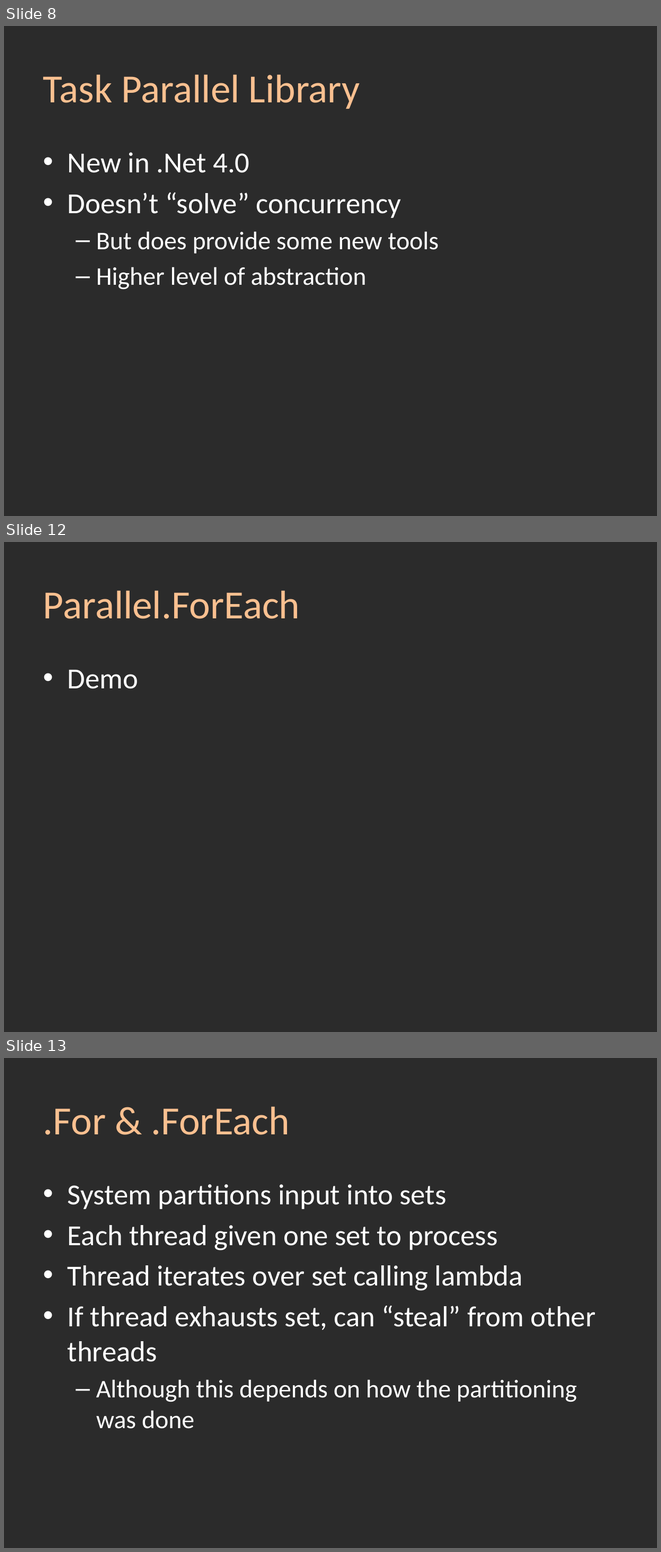
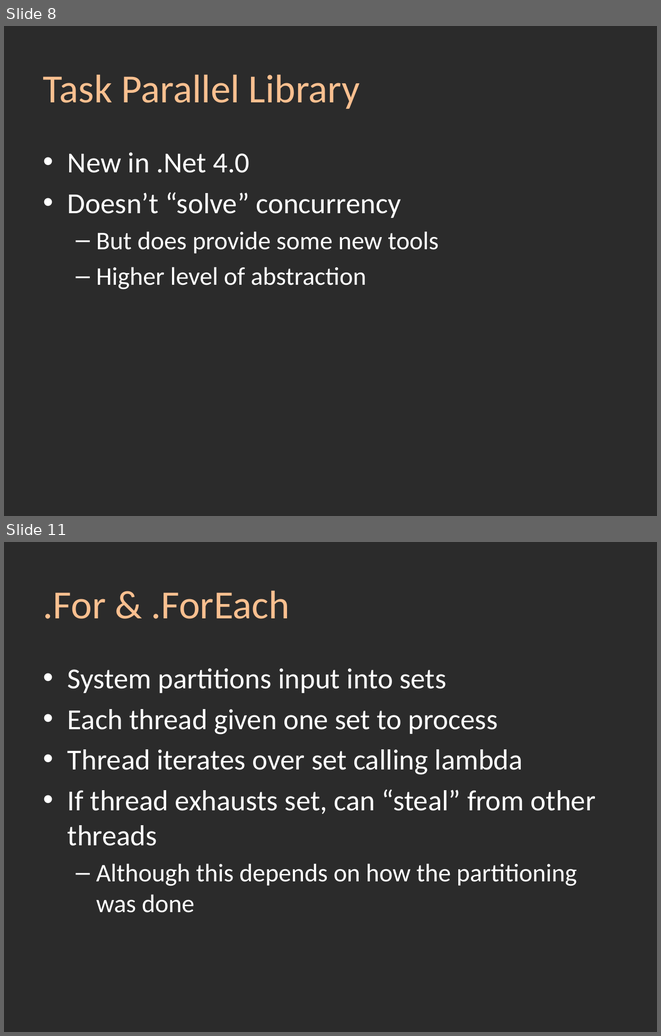
Before and after one commit to srstrong/DDDSW2010, a slide deck: Task Parallel Library.pptx. Shown one above the other, each under a label of ours: slides 8, 12 and 13 before the commit, slides 8 and 11 after it; the slides between them are not shown. The pictures are 661x1552 and 661x1036 pixels, drawn with LibreOffice and Linux fonts; fonts in the diff are those of the drawing; background and template pictures are left out; a plain dark background stands for a picture behind light text. Boxes give left, top, right and bottom in pixels: in the first picture for what was removed or moved away, otherwise in the second. Text is boxed around its words. In the diff, an @@ line names an element or a change of style, - is before the commit and + after.

```diff
--- a/Task Parallel Library.pptx
+++ b/Task Parallel Library.pptx
@@ slide 12 removed at (x1=4, y1=542, x2=657, y2=1032), background picture (left out) @@
@@ title removed at (x1=43, y1=590, x2=300, y2=619) @@
-Parallel.ForEach
@@ text removed at (x1=68, y1=670, x2=139, y2=689) @@
-• Demo
@@ what was slide 13 is now slide 11 @@
```
Also in this commit, not shown: 5 slides changed, 1 other slide removed, 9 other files.
